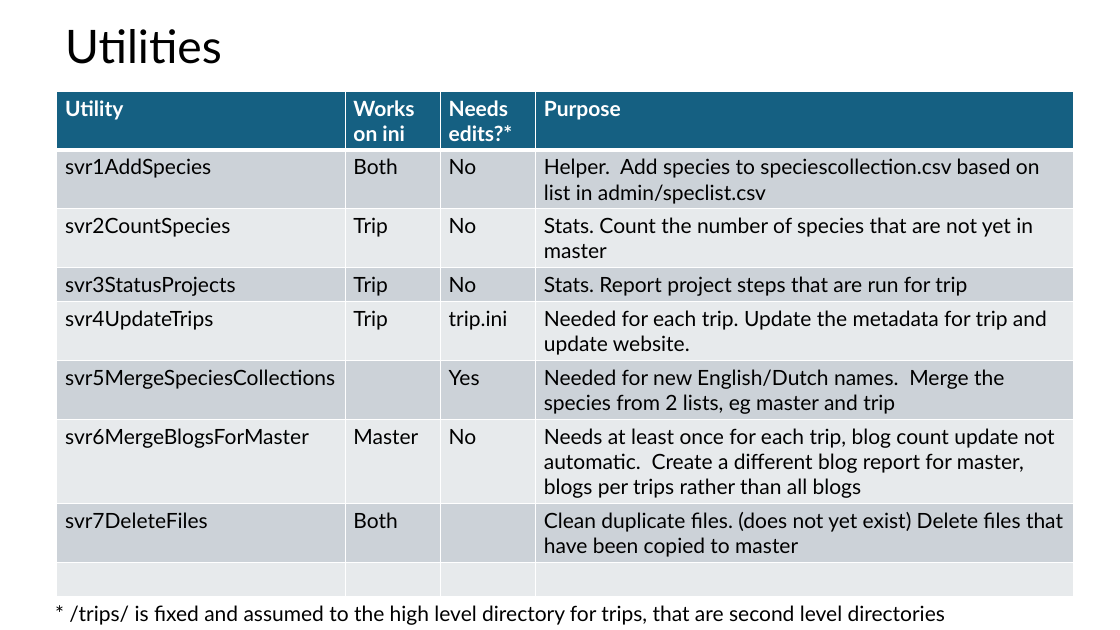
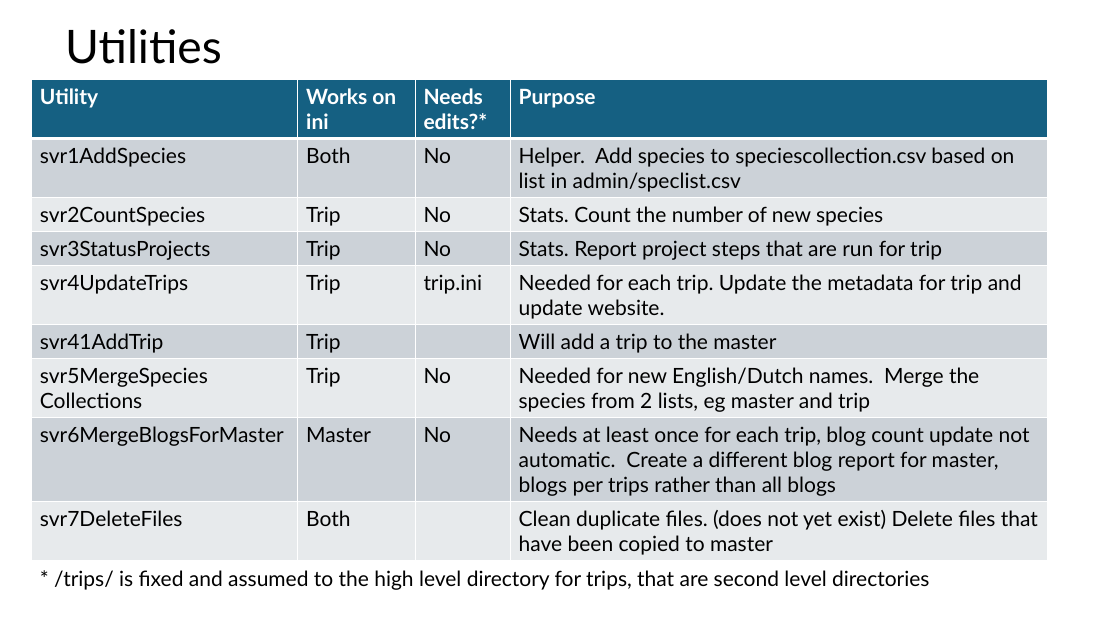
Before and after one commit to gilbert-houtekamer/SpeciesViewer, a slide deck: slide 17 of docs/SpeciesViewer architecture pictures.pptx (slide 9 before the commit). Drawn at 1120x630 pixels with LibreOffice and Linux fonts; fonts in the diff are those of the drawing. Boxes give left, top, right and bottom in pixels: in the first picture for what was removed or moved away, otherwise in the second. Text is boxed around its words. In the diff, an @@ line names an element or a change of style, - is before the commit and + after.

```diff
--- a/docs/SpeciesViewer architecture pictures.pptx
+++ b/docs/SpeciesViewer architecture pictures.pptx
@@ table at (32, 80, 1049, 560) @@
-row 3, column 4: Stats. Count the number of species that are not yet in master
+row 3, column 4: Stats. Count the number of new species
-row 6: svr5MergeSpeciesCollections |  | Yes | Needed for new English/Dutch names. Merge the species from 2 lists, eg master and trip
+row 6: svr41AddTrip | Trip |  | Will add a trip to the master
+row 7: svr5MergeSpecies Collections | Trip | No | Needed for new English/Dutch names. Merge the species from 2 lists, eg master and trip
-row 9:  |  |  | 
@@ table: place and size @@
-table at (57, 91, 1073, 596)
+table at (32, 80, 1049, 560)
@@ text "* /trips/ is fixed and ...": place and size @@
-text "* /trips/ is fixed and ..." at (69, 605, 945, 625)
+text "* /trips/ is fixed and ..." at (54, 570, 929, 590)
```
Also in this commit, not shown: 12 slides added, 35 other files.
